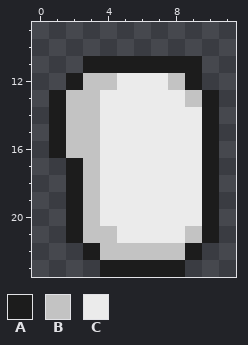
Edited in one commit: pixel-art sprite (Content/Textures/Player/tex_Player_Body.png). Above, as it was before the edit.
The file is 24x48 pixels, drawn in blocks of 2x2; one block is one cell here. Shown: x 0..11, y 9..23.
Palette (. is transparent): A #1c1c1c  B #c3c3c3  C #ebebeb
Pixels before, first column x 1:
11 ..AAAAAAA.
12 .ABBCCCBA.
13 ABBCCCCCBA
14 ABBCCCCCCA
15 ABBCCCCCCA
16 ABBCCCCCCA
17 .ABCCCCCCA
18 .ABCCCCCCA
19 .ABCCCCCCA
20 .ABCCCCCCA
21 .ABBCCCCBA
22 ..ABBBBBA.
23 ...AAAAA..
Once edited:
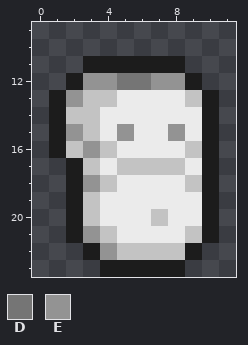
Colours new in this view: D #757575  E #939393
Edits made:
y 11: x 9 A -> .
y 12: x 3..8 BBCCCB -> EEDDEE
y 13: x 2 B -> E; x 4 C -> B
y 15: x 2 B -> E; x 5 C -> E; x 8 C -> E
y 16: x 3..4 BC -> EB; x 9 C -> B
y 17: x 5..8 CCCC -> BBBB
y 18: x 3..4 BC -> EB; x 9 C -> B
y 20: x 7 C -> B
y 21: x 3 B -> E
y 22: x 4 B -> E
